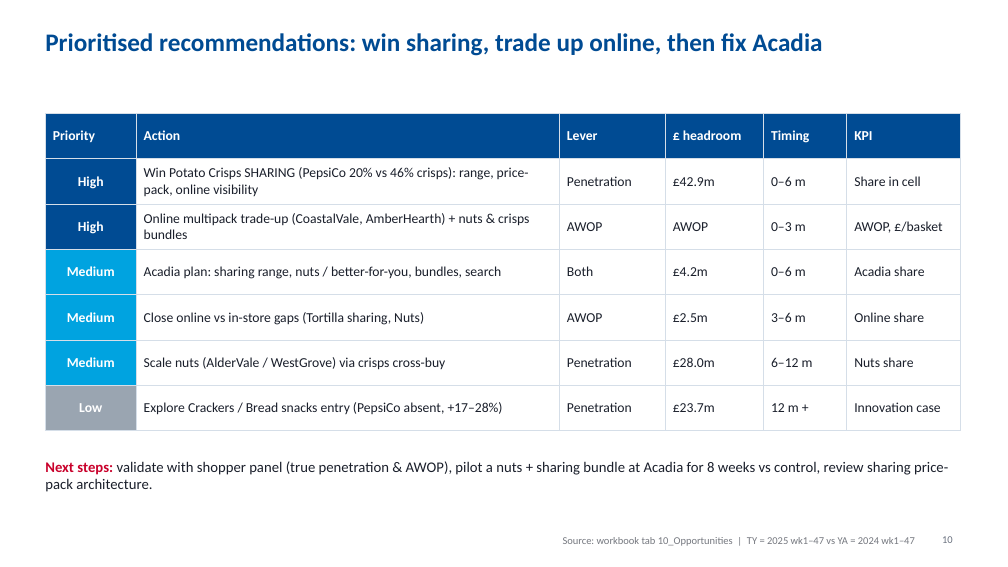
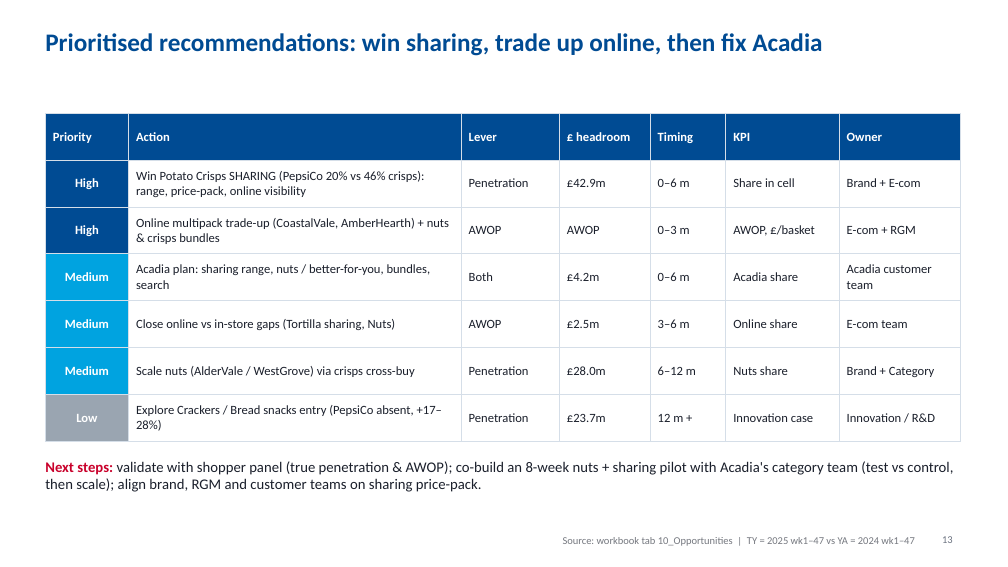
Before and after one commit to harshjunekumar/test-sample, a slide deck: slide 13 of case_study/PepsiCo_Savoury_Case_Study_Deck.pptx (slide 10 before the commit). Drawn at 1008x567 pixels with LibreOffice and Linux fonts; fonts in the diff are those of the drawing. Boxes give left, top, right and bottom in pixels: in the first picture for what was removed or moved away, otherwise in the second. Text is boxed around its words. In the diff, an @@ line names an element or a change of style, - is before the commit and + after.

```diff
--- a/case_study/PepsiCo_Savoury_Case_Study_Deck.pptx
+++ b/case_study/PepsiCo_Savoury_Case_Study_Deck.pptx
@@ table at [45,113,960,435] @@
+column 7: Owner | Brand + E-com | E-com + RGM | Acadia customer team | E-com team | Brand + Category | Innovation / R&D
@@ text at [45,461,953,492]: text changed @@
-Next steps: validate with shopper panel (true penetration & AWOP), pilot a nuts + sharing bundle at Acadia for 8 weeks vs control, review sharing price-pack architecture.
+Next steps: validate with shopper panel (true penetration & AWOP); co-build an 8-week nuts + sharing pilot with Acadia's category team (test vs control, then scale); align brand, RGM and customer teams on sharing price-pack.
```
Also in this commit, not shown: 3 other slides changed, 3 slides added, 2 other files.
